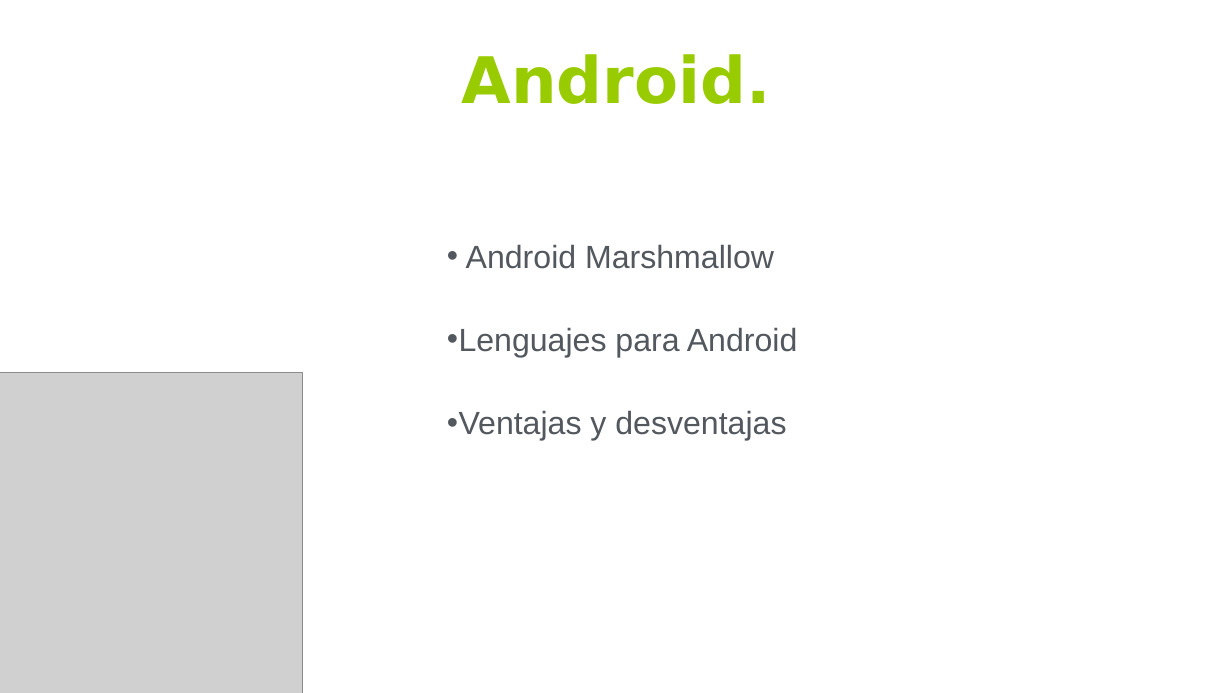
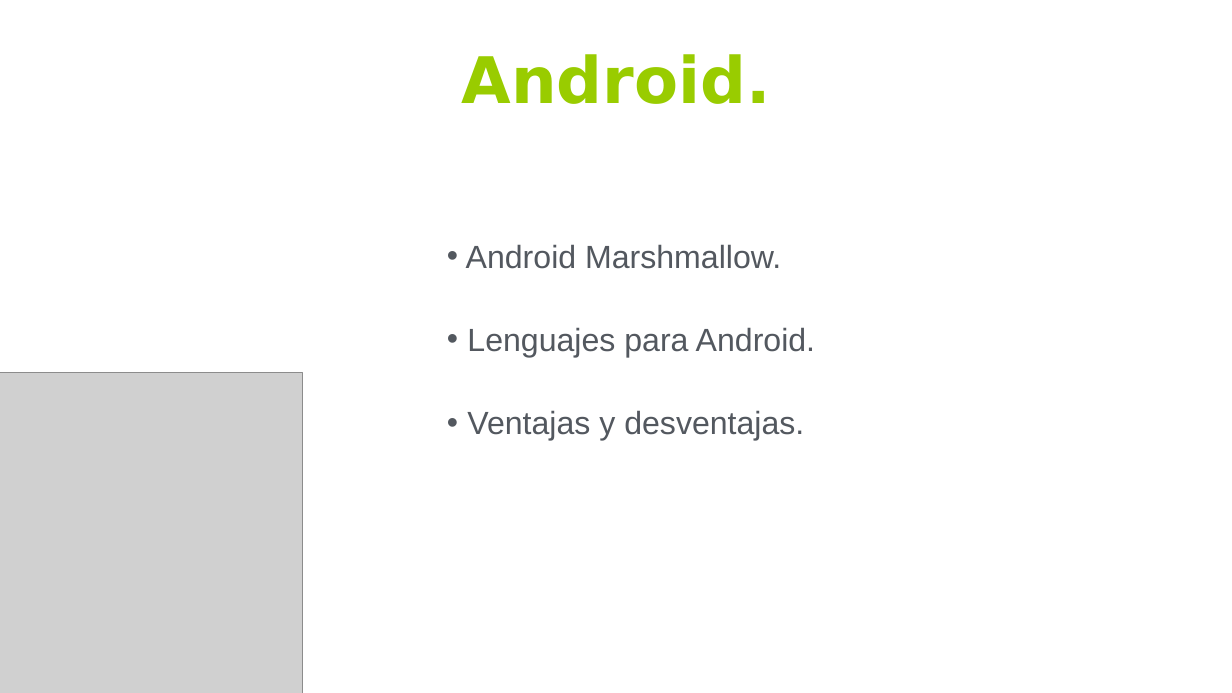
Before and after one commit to Patricia-Sotodosos/TG1, a slide deck: slide 5 of TG1_final.pptx. Drawn at 1232x693 pixels with LibreOffice and Linux fonts; fonts in the diff are those of the drawing; grey boxes stand for pictures. Boxes give left, top, right and bottom in pixels: in the first picture for what was removed or moved away, otherwise in the second. Text is boxed around its words. In the diff, an @@ line names an element or a change of style, - is before the commit and + after.

```diff
--- a/TG1_final.pptx
+++ b/TG1_final.pptx
@@ text at (466, 244, 815, 441): text changed @@
-• Android Marshmallow
-• Lenguajes para Android
-• Ventajas y desventajas
+• Android Marshmallow.
+• Lenguajes para Android.
+• Ventajas y desventajas.
```
Also in this commit, not shown: 9 other slides changed, 2 slides added, 1 slide removed, 2 other files.
